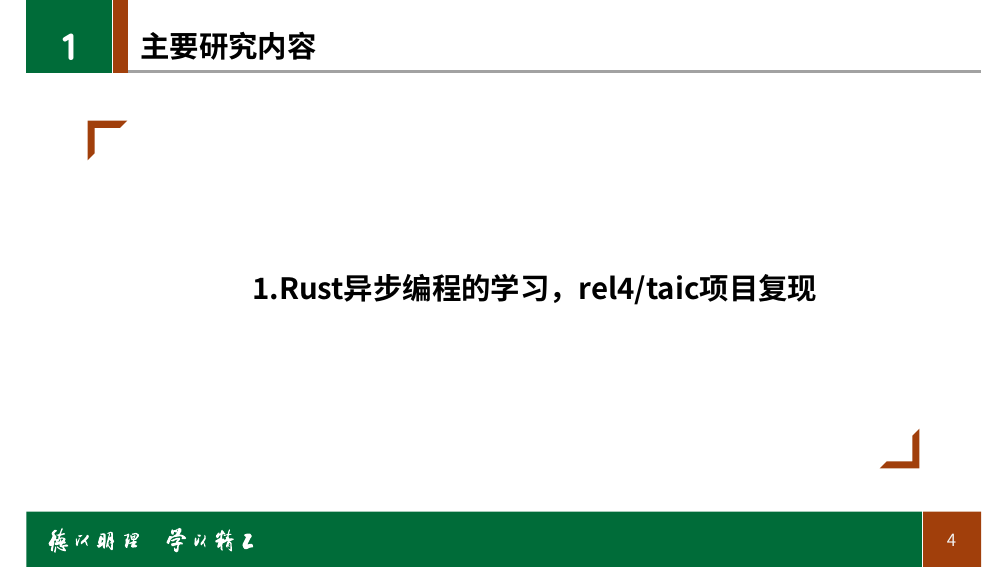
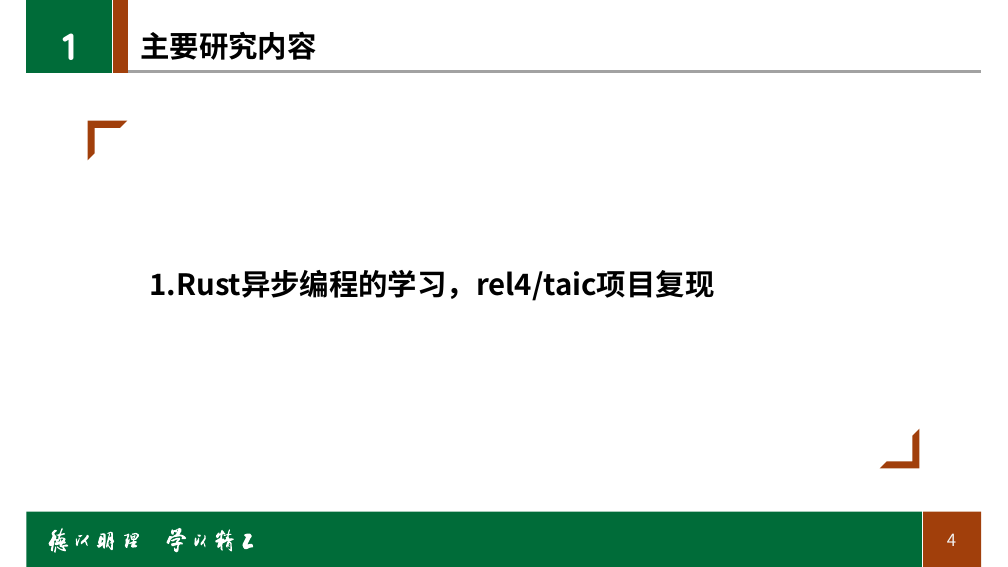
Before and after one commit to LynxPeng/GraduationProjectRecords, a slide deck: slide 4 of docs/流程文件/中期/中期PPT.pptx. Drawn at 1008x567 pixels with LibreOffice and Linux fonts; fonts in the diff are those of the drawing; background and template pictures are left out. Boxes give left, top, right and bottom in pixels: in the first picture for what was removed or moved away, otherwise in the second. Text is boxed around its words. In the diff, an @@ line names an element or a change of style, - is before the commit and + after.

```diff
--- a/docs/流程文件/中期/中期PPT.pptx
+++ b/docs/流程文件/中期/中期PPT.pptx
@@ text "1.Rust异步编程的学习，rel4/taic项目复现": place and size @@
-text "1.Rust异步编程的学习，rel4/taic项目复现" at [252,274,817,305]
+text "1.Rust异步编程的学习，rel4/taic项目复现" at [149,270,714,301]
```
Also in this commit, not shown: 3 other slides changed, 4 other files.
